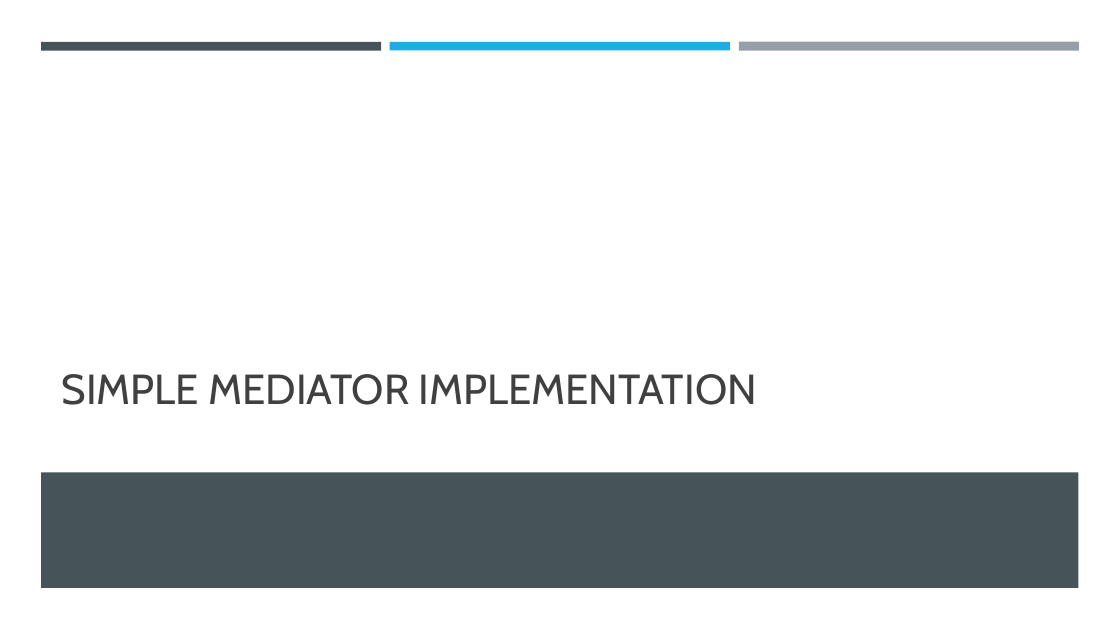
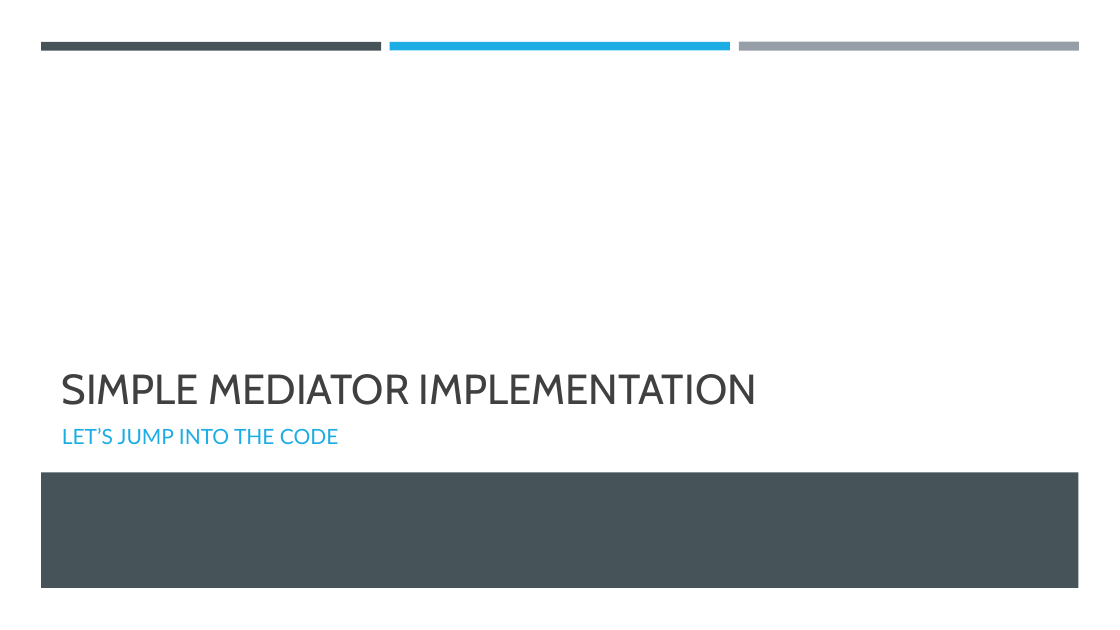
Before and after one commit to vesou/MediatRDemo, a slide deck: slide 11 of How to decouple your code.pptx (slide 8 before the commit). Drawn at 1120x630 pixels with LibreOffice and Linux fonts; fonts in the diff are those of the drawing. Boxes give left, top, right and bottom in pixels: in the first picture for what was removed or moved away, otherwise in the second. Text is boxed around its words. In the diff, an @@ line names an element or a change of style, - is before the commit and + after.

```diff
--- a/How to decouple your code.pptx
+++ b/How to decouple your code.pptx
@@ text added at box(62, 428, 339, 444), 18 pt, text #1CADE4 @@
+LET’S JUMP INTO THE CODE
```
Also in this commit, not shown: 4 other slides changed, 7 slides added, 2 slides removed.
